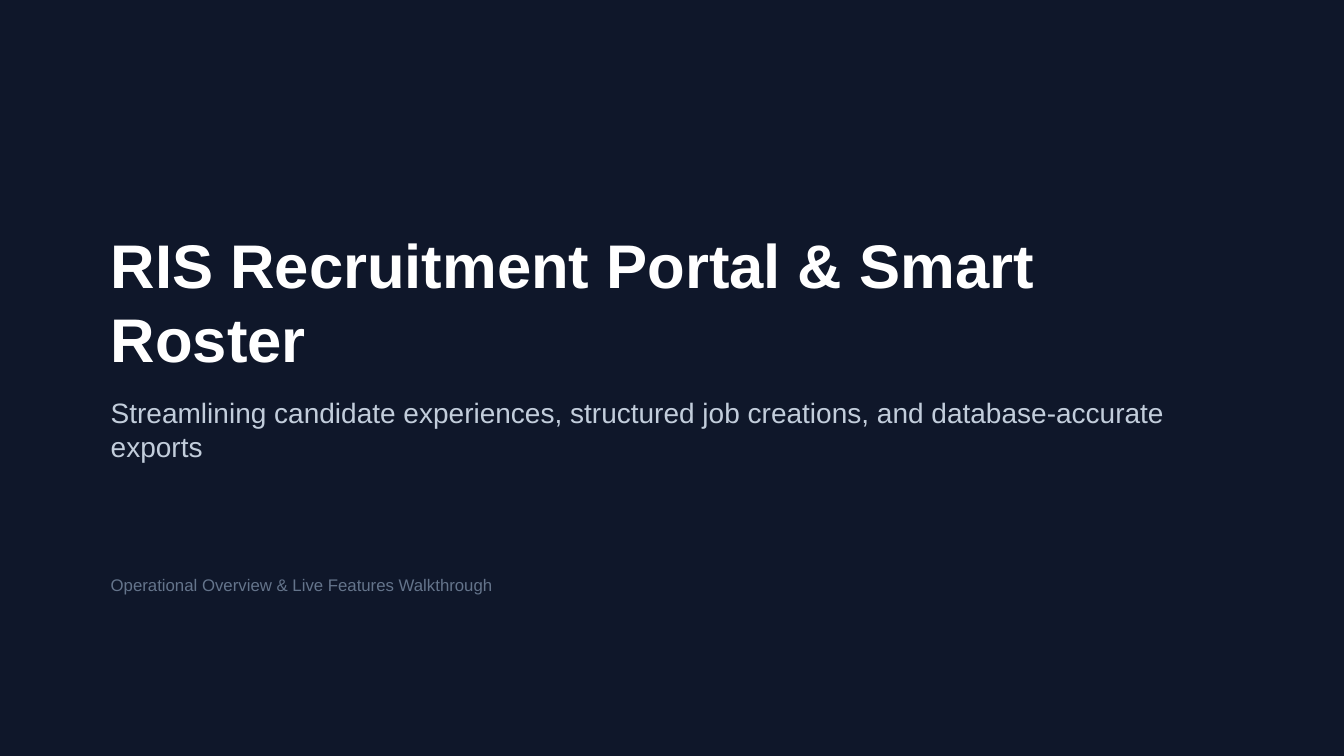
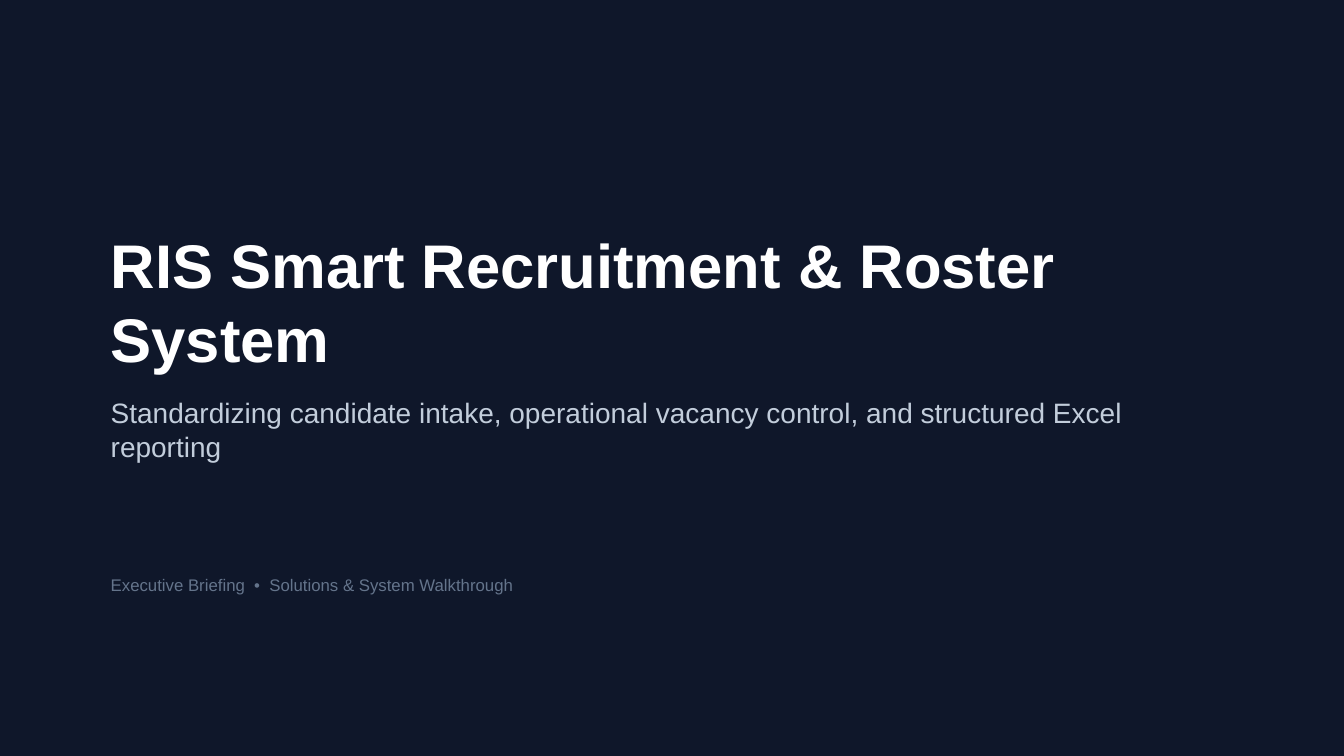
Before and after one commit to aws-ris/HR-Career-Portal, a slide deck: slide 1 of resources/HR_Portal_Presentation.pptx. Drawn at 1344x756 pixels with LibreOffice and Linux fonts; fonts in the diff are those of the drawing. Boxes give left, top, right and bottom in pixels: in the first picture for what was removed or moved away, otherwise in the second. Text is boxed around its words. In the diff, an @@ line names an element or a change of style, - is before the commit and + after.

Commit message:
docs: finalize presentation deck content to be crisp and executive-ready

```diff
--- a/resources/HR_Portal_Presentation.pptx
+++ b/resources/HR_Portal_Presentation.pptx
@@ text at (111,243,1122,595): text changed @@
-RIS Recruitment Portal & Smart Roster
-Streamlining candidate experiences, structured job creations, and database-accurate exports
-Operational Overview & Live Features Walkthrough
+RIS Smart Recruitment & Roster System
+Standardizing candidate intake, operational vacancy control, and structured Excel reporting
+Executive Briefing • Solutions & System Walkthrough
```
Also in this commit, not shown: 9 other slides changed.
